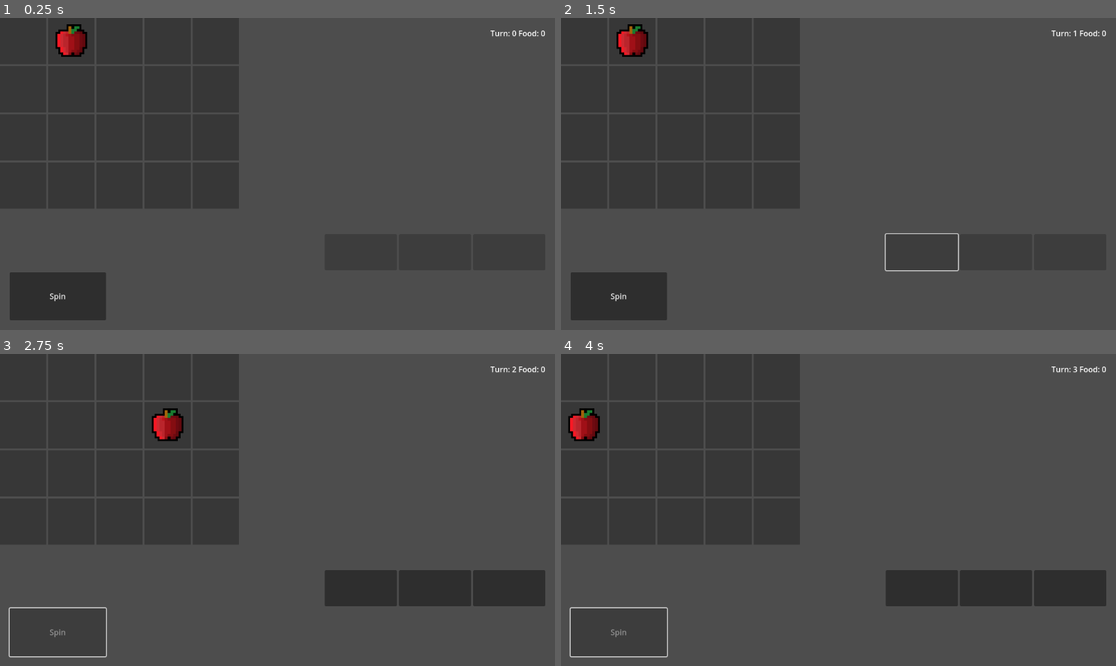
Above: before the commit, frames 1-4 (two rows, left to right).
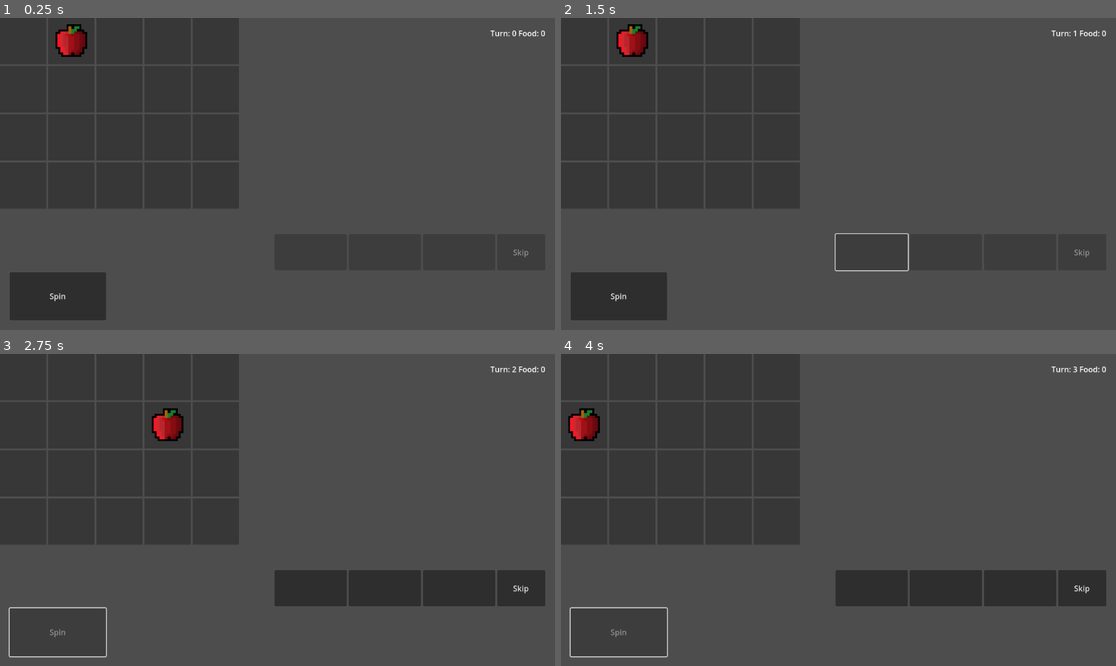
Above: after the commit, the same moments.

Repository: evian-christ/hian-godot-port
Game: Godot game, scene res://Game.tscn
Same seed, same stepped clock (60 frames per second), same inputs: the game is played once before the commit and once after it.
Inputs (mouse positions are in pixels of both pictures, inside the frame that each line leads up to; where the layout moved, square brackets give the same spot in the first picture):
- Up to frame 1 (0.25 s): no input
- Up to frame 2 (1.5 s): click "Spin" at 0.5 s; click (871, 252) [921, 252] at 1.25 s
- Up to frame 3 (2.75 s): click "Spin" at 2 s
- Up to frame 4 (4 s): click (943, 588) [993, 588] at 2.75 s; click "Spin" at 3.5 s

The runs differ from the first frame. In frame 1, less than 0.1% of the frame differs, in the area x 92-96%, y 74-77%; in frame 2, 0.3%; in frame 3, 1.2%, in the area x 49-96%, y 69-81%; in frame 4, 1.2%.

Commit message:
feat: Add skip button

Diff:
--- a/hian/UI.gd
+++ b/hian/UI.gd
@@ -8,6 +8,7 @@
 @onready var select_button_1 = $MarginContainer/VBoxContainer/BottomRow/SelectButton1
 @onready var select_button_2 = $MarginContainer/VBoxContainer/BottomRow/SelectButton2
 @onready var select_button_3 = $MarginContainer/VBoxContainer/BottomRow/SelectButton3
+@onready var skip_button = $MarginContainer/VBoxContainer/BottomRow/SkipButton
 @onready var spin_button = $MarginContainer/VBoxContainer/SpinButton
 
 @onready var texture_rect_1 = $MarginContainer/VBoxContainer/BottomRow/SelectButton1/TextureRect1
@@ -53,10 +54,16 @@
 	set_select_buttons_disabled(true)
 	spin_button.disabled = false
 
+func _on_skip_button_pressed():
+	print("Skip Button Pressed")
+	set_select_buttons_disabled(true)
+	spin_button.disabled = false
+
 func set_select_buttons_disabled(disabled: bool):
 	select_button_1.disabled = disabled
 	select_button_2.disabled = disabled
 	select_button_3.disabled = disabled
+	skip_button.disabled = disabled
 
 func _update_select_buttons():
 	var buttons = [select_button_1, select_button_2, select_button_3]
--- a/hian/UI.tscn
+++ b/hian/UI.tscn
@@ -95,6 +95,11 @@
 expand_mode = 1
 stretch_mode = 4
 
+[node name="SkipButton" type="Button" parent="MarginContainer/VBoxContainer/BottomRow"]
+custom_minimum_size = Vector2(100, 50)
+layout_mode = 2
+text = "Skip"
+
 [node name="SpinButton" type="Button" parent="MarginContainer/VBoxContainer"]
 custom_minimum_size = Vector2(200, 100)
 layout_mode = 2
@@ -104,4 +109,5 @@
 [connection signal="pressed" from="MarginContainer/VBoxContainer/BottomRow/SelectButton1" to="." method="_on_select_button_1_pressed"]
 [connection signal="pressed" from="MarginContainer/VBoxContainer/BottomRow/SelectButton2" to="." method="_on_select_button_2_pressed"]
 [connection signal="pressed" from="MarginContainer/VBoxContainer/BottomRow/SelectButton3" to="." method="_on_select_button_3_pressed"]
+[connection signal="pressed" from="MarginContainer/VBoxContainer/BottomRow/SkipButton" to="." method="_on_skip_button_pressed"]
 [connection signal="pressed" from="MarginContainer/VBoxContainer/SpinButton" to="." method="_on_spin_button_pressed"]
